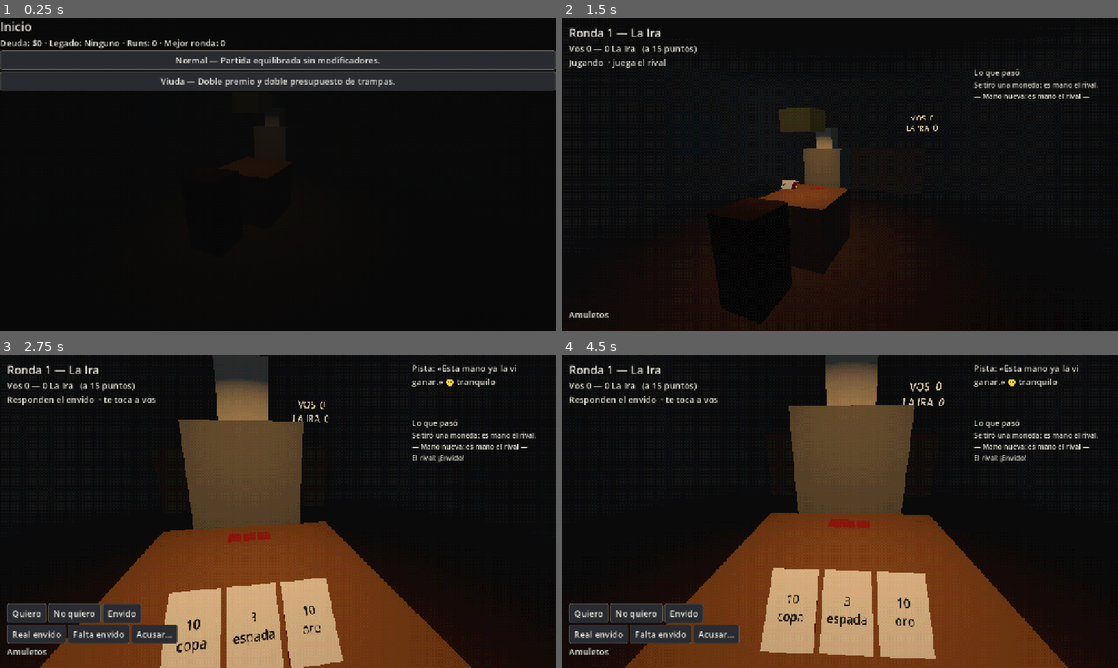
Above: before the commit, frames 1-4 (two rows, left to right).
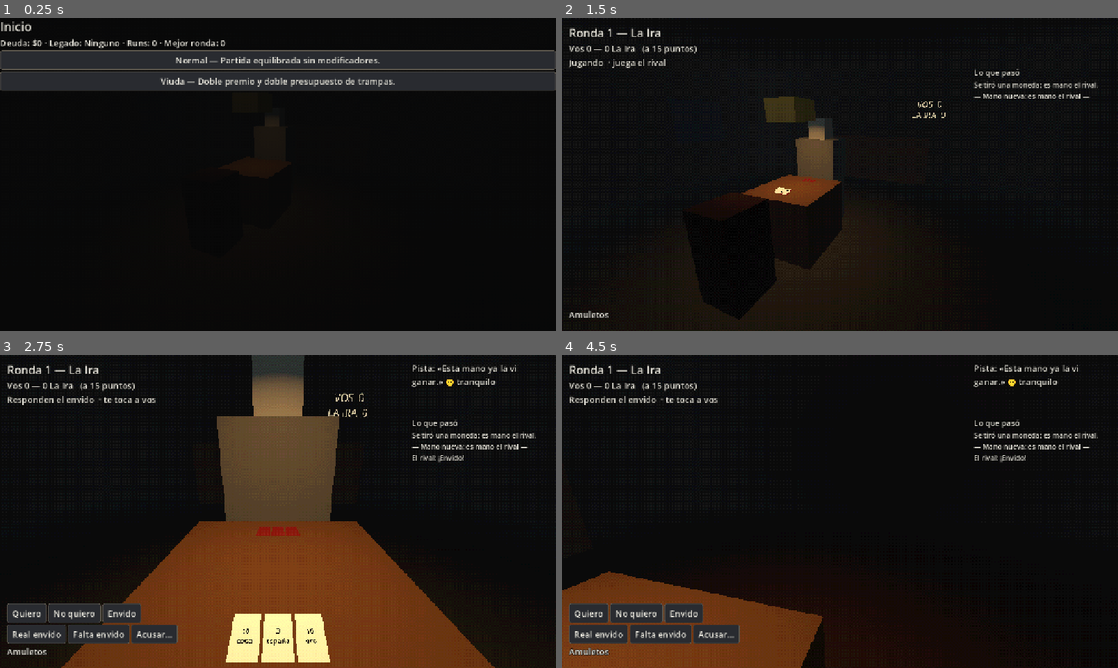
Above: after the commit, the same moments.

Repository: JoakoZarza/paye
Game: Godot game, scene res://ui/main.tscn
The game is run twice, just before and just after one commit, with the same random seed, the same clock (stepped at 60 frames per second) and the same inputs.
Inputs (mouse positions are in pixels of both pictures, inside the frame that each line leads up to):
- Up to frame 1 (0.25 s): no input
- Up to frame 2 (1.5 s): click "Normal — Partida equilibrada …" at 0.5 s; click "Sentarse" at 1.25 s
- Up to frame 3 (2.75 s): tap Enter at 2 s; move the mouse to (400, 495) at 2.02 s; hold D from 2.03 s (still down); hold Shift from 2.03 s (still down); click (400, 495) at 2.17 s
- Up to frame 4 (4.5 s): release D at 2.75 s; release Shift at 2.75 s; drag from (728, 527) to (812, 574) at 2.77 s; move the mouse to (895, 442) at 3.52 s; hold D 3.53-4.25 s; tap Ctrl at 3.6 s; click (895, 442) at 3.67 s; drag from (812, 574) to (673, 464) at 4.27 s

The runs differ from the first frame. In frame 2, 2.5% of the frame differs, in the area x 25-69%, y 25-97%; in frame 3, 19%; in frame 4, 34%, in the area x 0-91%, y 0-100%.

Commit message:
feat(world): vistas fijas, mano que se apoya, caminar rodeando la mesa, elegir tienda o quedarse y cómplice atrás
Co-Authored-By: Claude Opus 5.5 <noreply@anthropic.com>

Diff:
--- a/data/i18n/ui.csv
+++ b/data/i18n/ui.csv
@@ -92,3 +92,6 @@
 UI_SHOP_REROLLED,Ofertas nuevas.
 UI_SHOP_FAILED,No se pudo.
 UI_LEVEL_N,Nivel %s
+UI_SHOP_CHOICE,Ganaste. ¿Qué hacés?
+UI_SHOP_GO,Ir a la barra
+UI_SHOP_STAY,Quedarme en la mesa
--- a/data/ui.json
+++ b/data/ui.json
@@ -3,4 +3,5 @@
   "view": "3d",
   "ps1": true,
   "ps1_shrink": 2
+
 }
--- a/tests/tools/world_snapshot.gd
+++ b/tests/tools/world_snapshot.gd
@@ -1,6 +1,6 @@
 extends SceneTree
 ## Captura la mesa 3D en un PNG para revisarla sin jugar.
-## Uso: godot --path . -s res://tests/tools/world_snapshot.gd -- <salida.png> [ps1: 1|0] [fase: match|bar]
+## Uso: godot --path . -s res://tests/tools/world_snapshot.gd -- <salida.png> [ps1: 1|0] [fase: match|bar] [vista: hand|rival|left|right|back]
 
 const MAIN := "res://ui/main.tscn"
 
@@ -23,9 +23,12 @@
 	rc.start_run(&"normal")
 	if phase == "match":
 		rc.enter_match()
-	main.camera.mouse_look = false
+	main.camera.edge_look = false
 	main.router.refresh()
 	await create_timer(1.2).timeout
+	if args.size() > 3:
+		main.camera.set_view(CameraRig.View.keys().find(args[3].to_upper()))
+		await create_timer(0.6).timeout
 	for i in 5:
 		await process_frame
 	root.get_texture().get_image().save_png(out)
--- a/tests/world/test_table_3d.gd
+++ b/tests/world/test_table_3d.gd
@@ -88,16 +88,114 @@
 	assert_ne(rc.table().truco_match.scores, start_scores, "alguien sumó")
 
 
-func test_camara_por_fase() -> void:
+func _rig() -> Array:
 	var bar: Bar3D = BAR.instantiate()
 	add_child_autofree(bar)
 	var cam := CameraRig.new()
-	cam.mouse_look = false
+	cam.edge_look = false
 	bar.add_child(cam)
 	cam.setup(bar)
-	cam.go_to_phase(RunController.Phase.MATCH, true)
-	assert_eq(cam.target_marker, &"CamSeat")
-	assert_almost_eq(cam.global_position.distance_to(bar.marker("CamSeat").global_position), 0.0, 0.001)
-	cam.go_to_phase(RunController.Phase.SHOP, true)
+	bar.camera = cam
+	return [bar, cam]
+
+
+func test_vistas_sentado() -> void:
+	var r := _rig()
+	var cam: CameraRig = r[1]
+	cam.go_to(&"CamSeat", true)
+	assert_eq(cam.view, CameraRig.View.HAND)
+	cam.navigate(&"up")
+	assert_eq(cam.view, CameraRig.View.RIVAL)
+	cam.navigate(&"left")
+	assert_eq(cam.view, CameraRig.View.LEFT)
+	cam.navigate(&"left")
+	assert_eq(cam.view, CameraRig.View.BACK)
+	cam.navigate(&"down")
+	assert_eq(cam.view, CameraRig.View.HAND)
+
+
+func test_camina_rodeando_la_mesa() -> void:
+	var r := _rig()
+	var bar: Bar3D = r[0]
+	var cam: CameraRig = r[1]
+	cam.go_to(&"CamSeat", true)
+	cam.go_to(&"CamShop")
+	assert_false(cam.seated())
 	assert_eq(cam.target_marker, &"CamShop")
-	assert_eq(CameraRig.marker_for(RunController.Phase.BAR), &"CamBar")
+	var route: Array = CameraRig.ROUTES[[&"CamSeat", &"CamShop"]]
+	assert_has(route, &"PathSide", "pasa por el costado de la mesa")
+	for stop: StringName in route:
+		assert_not_null(bar.marker(String(stop)))
+	cam.navigate(&"up")
+	assert_eq(cam.view, CameraRig.View.HAND, "caminando no se cambia de vista")
+
+
+func test_la_mano_baja_si_no_miras_tus_cartas() -> void:
+	var s := _setup()
+	var bar: Bar3D = s[3]
+	var table: Table3D = s[2]
+	var cam := CameraRig.new()
+	cam.edge_look = false
+	bar.add_child(cam)
+	cam.setup(bar)
+	bar.camera = cam
+	cam.go_to(&"CamSeat", true)
+	assert_true(table.hand_should_be_raised())
+	cam.set_view(CameraRig.View.RIVAL, true)
+	assert_false(table.hand_should_be_raised())
+	table._process(0.0)
+	assert_false(table.hand_raised())
+
+
+func test_el_complice_se_ve_atras() -> void:
+	var s := _setup()
+	var rc: RunController = s[0]
+	var table: Table3D = s[2]
+	var bar: Bar3D = s[3]
+	assert_false(bar.slot("accomplice").visible)
+	rc.table().active_cheat = Cheat.make(Cheat.Kind.ACCOMPLICE)
+	table.sync()
+	assert_true(bar.slot("accomplice").visible)
+
+func test_al_ganar_elegis_quedarte_en_la_mesa() -> void:
+	var rc := RunController.new(Economy.load_from(), MetaState.new(), 4, META_PATH)
+	rc.start_run(&"normal")
+	rc.enter_match()
+	var m := rc.table().truco_match
+	m.start_hand()
+	m.award(1, 3)
+	m.award(0, m.target)
+	rc.finish_match()
+	rc.skip_one_more()
+	var r := _rig()
+	var router := ScreenRouter.new()
+	router.world = r[0]
+	add_child_autofree(router)
+	router.setup(rc)
+	assert_eq(rc.phase, RunController.Phase.SHOP)
+	assert_eq(router.camera_marker(), &"CamSeat", "todavía sentado: elegís antes de levantarte")
+	assert_not_null(router.find_child("GoShop", true, false))
+	router.find_child("Stay", true, false).pressed.emit()
+	assert_eq(rc.phase, RunController.Phase.BAR)
+	assert_eq(rc.state.round, 2)
+	assert_eq(router.camera_marker(), &"CamSeat", "el rival nuevo te encuentra sentado")
+
+
+func test_al_ganar_ir_a_la_barra_abre_la_tienda() -> void:
+	var rc := RunController.new(Economy.load_from(), MetaState.new(), 4, META_PATH)
+	rc.start_run(&"normal")
+	rc.enter_match()
+	var m := rc.table().truco_match
+	m.start_hand()
+	m.award(1, 3)
+	m.award(0, m.target)
+	rc.finish_match()
+	rc.skip_one_more()
+	var r := _rig()
+	var router := ScreenRouter.new()
+	router.world = r[0]
+	add_child_autofree(router)
+	router.setup(rc)
+	router.find_child("GoShop", true, false).pressed.emit()
+	assert_eq(router.camera_marker(), &"CamShop")
+	assert_not_null(router.find_child("Next", true, false))
--- a/ui/main.gd
+++ b/ui/main.gd
@@ -38,14 +38,14 @@
 	camera = CameraRig.new()
 	bar.add_child(camera)
 	camera.setup(bar)
-	camera.go_to_phase(rc.phase, true)
+	bar.camera = camera
 	router.world = bar
 	router.ps1 = ps1
 
 
 func _process(_delta: float) -> void:
 	if camera != null:
-		camera.go_to_phase(rc.phase)
+		camera.go_to(router.camera_marker())
 
 
 static func load_config() -> Dictionary:
--- a/ui/screen_router.gd
+++ b/ui/screen_router.gd
@@ -20,6 +20,8 @@
 ## El bar 3D de fondo; null en la vista 2D.
 var world: Bar3D
 var ps1 := false
+## Ganaste y elegiste quedarte en la mesa: el bar y el rival nuevo te encuentran sentado.
+var stay_seated := false
 var _screen: BaseScreen
 var _screen_name: StringName = &""
 var _backdrop: ColorRect
@@ -68,15 +70,18 @@
 		_screen.set_anchors_and_offsets_preset(Control.PRESET_FULL_RECT)
 		_screen.world = world
 		_screen.ps1 = ps1
-		_update_backdrop(next_name)
+		_screen.router = self
+		if next_name == &"table":
+			stay_seated = false
 		add_child(_screen)
 		_screen.acted.connect(refresh)
 		_screen.setup(rc)
 	else:
 		_screen.refresh()
+	_update_backdrop()
 
 
-func _update_backdrop(screen_name: StringName) -> void:
+func _update_backdrop() -> void:
 	if world == null:
 		return
 	mouse_filter = Control.MOUSE_FILTER_IGNORE
@@ -85,4 +90,9 @@
 		_backdrop.color = BACKDROP
 		_backdrop.set_anchors_and_offsets_preset(Control.PRESET_FULL_RECT)
 		add_child(_backdrop)
-	_backdrop.visible = screen_name != &"table"
+	_backdrop.visible = _screen.wants_backdrop()
+	move_child(_backdrop, 0)
+
+
+func camera_marker() -> StringName:
+	return &"CamBar" if _screen == null else _screen.camera_marker()
--- a/ui/screens/bar_screen.gd
+++ b/ui/screens/bar_screen.gd
@@ -32,3 +32,8 @@
 func _sit() -> void:
 	rc.enter_match()
 	acted.emit()
+
+
+## Si te quedaste en la mesa, el rival nuevo se sienta frente a vos.
+func camera_marker() -> StringName:
+	return &"CamSeat" if router != null and router.stay_seated else &"CamBar"
--- a/ui/screens/base_screen.gd
+++ b/ui/screens/base_screen.gd
@@ -8,6 +8,17 @@
 ## El bar 3D de fondo (null en la vista 2D) y si tiene el filtro PS1.
 var world: Bar3D
 var ps1 := false
+var router: ScreenRouter
+
+
+## Dónde está la cámara en el bar 3D mientras se ve esta pantalla.
+func camera_marker() -> StringName:
+	return &"CamBar"
+
+
+## Fondo oscuro encima del bar 3D para leer la pantalla.
+func wants_backdrop() -> bool:
+	return true
 
 
 func setup(p_rc: RunController) -> void:
--- a/ui/screens/one_more_screen.gd
+++ b/ui/screens/one_more_screen.gd
@@ -30,3 +30,7 @@
 func _skip() -> void:
 	rc.skip_one_more()
 	acted.emit()
+
+
+func camera_marker() -> StringName:
+	return &"CamSeat"
--- a/ui/screens/shop_screen.gd
+++ b/ui/screens/shop_screen.gd
@@ -14,12 +14,25 @@
 
 var _message := ""
 var _message_bad := false
+## Vista 3D: primero elegís si te levantás a la barra o te quedás en la mesa.
+var _at_counter := false
+
+
+func camera_marker() -> StringName:
+	return &"CamShop" if _at_counter or world == null else &"CamSeat"
+
+
+func wants_backdrop() -> bool:
+	return _at_counter or world == null
 
 
 func refresh() -> void:
 	for c in get_children():
 		remove_child(c)
 		c.queue_free()
+	if world != null and not _at_counter:
+		_draw_choice()
+		return
 	var outer := VBoxContainer.new()
 	outer.set_anchors_and_offsets_preset(Control.PRESET_FULL_RECT)
 	add_child(outer)
@@ -174,6 +187,39 @@
 	return UiText.t("UI_AMULET_" + String(id).to_upper())
 
 
+func _draw_choice() -> void:
+	var box := VBoxContainer.new()
+	box.set_anchors_and_offsets_preset(Control.PRESET_CENTER_BOTTOM)
+	box.offset_top = -170
+	box.offset_left = -260
+	box.offset_right = 260
+	box.alignment = BoxContainer.ALIGNMENT_CENTER
+	box.add_theme_constant_override("separation", 10)
+	add_child(box)
+	var title := ScreenTools.label(box, UiText.t("UI_SHOP_CHOICE"), 26)
+	title.horizontal_alignment = HORIZONTAL_ALIGNMENT_CENTER
+	title.add_theme_constant_override("outline_size", 6)
+	title.add_theme_color_override("font_outline_color", Color.BLACK)
+	var row := HBoxContainer.new()
+	row.alignment = BoxContainer.ALIGNMENT_CENTER
+	row.add_theme_constant_override("separation", 12)
+	box.add_child(row)
+	ScreenTools.button(row, UiText.t("UI_SHOP_GO"), "GoShop", _go_to_counter)
+	ScreenTools.button(row, UiText.t("UI_SHOP_STAY"), "Stay", _stay)
+
+
+func _go_to_counter() -> void:
+	_at_counter = true
+	acted.emit()
+
+
+## Te quedás sentado: sin tienda, pasa la ronda y se sienta el rival siguiente.
+func _stay() -> void:
+	if router != null:
+		router.stay_seated = true
+	_next()
+
+
 func _buy(i: int) -> void:
 	var id: StringName = rc.shop.offers[i].id
 	var r := rc.buy(i)
--- a/ui/screens/table_screen.gd
+++ b/ui/screens/table_screen.gd
@@ -386,3 +386,11 @@
 func _popup_close() -> void:
 	if _popup_box != null:
 		_clear(_popup_box)
+
+
+func camera_marker() -> StringName:
+	return &"CamSeat"
+
+
+func wants_backdrop() -> bool:
+	return false
--- a/ui/table_presenter.gd
+++ b/ui/table_presenter.gd
@@ -295,6 +295,12 @@
 	var ev := rc.table().evidence()
 	return "" if ev.is_empty() else "Algo raro en la mesa: %s" % ", ".join(ev.map(
 		func(c: Cheat) -> String: return EVIDENCE_NAMES.get(c.kind, Cheat.Kind.keys()[c.kind])))
+
+
+## El cómplice del rival está espiando esta mano (se ve en la vista de espalda).
+func accomplice_present() -> bool:
+	var t := rc.table()
+	return t.active_cheat != null and t.active_cheat.kind == Cheat.Kind.ACCOMPLICE and not hand_finished()
 
 
 static func card_text(c: Card) -> String:
--- a/world/asset_budget.json
+++ b/world/asset_budget.json
@@ -1,5 +1,6 @@
 {
   "models": {
+    "accomplice": {"triangles": 2000, "texture": 256, "size": [0.5, 1.75, 0.35]},
     "table": {"triangles": 800, "texture": 256, "size": [0.9, 0.75, 0.9]},
     "chair_player": {"triangles": 400, "texture": 128, "size": [0.45, 0.9, 0.45]},
     "chair_rival": {"triangles": 400, "texture": 128, "size": [0.45, 0.9, 0.45]},
--- a/world/bar_3d.gd
+++ b/world/bar_3d.gd
@@ -3,7 +3,7 @@
 ## Arma el bar a partir del catálogo de cubos provisorios.
 
 const PLACEHOLDERS_PATH: String = "res://world/placeholders.json"
-const SLOT_NAMES: Array[String] = ["table", "chair_player", "chair_rival", "rival_base", "lamp", "rival_head", "room", "bar_counter", "door", "window", "scoreboard"]
+const SLOT_NAMES: Array[String] = ["table", "chair_player", "chair_rival", "rival_base", "lamp", "rival_head", "room", "bar_counter", "door", "window", "scoreboard", "accomplice"]
 const MARKER_POSITIONS: Dictionary = {
 	"CamSeat": Vector3(0, 1.2, 0.62), "CamBar": Vector3(1.6, 1.6, 2.6), "CamShop": Vector3(0, 1.55, -2.3),
 	"PlayerHand": Vector3(0, 0.99, 0.43), "DealerHand": Vector3(0, 0.76, -0.3),
@@ -11,15 +11,19 @@
 	"Baza2_Player": Vector3(0, 0.756, 0.08), "Baza2_Dealer": Vector3(0, 0.756, -0.08),
 	"Baza3_Player": Vector3(0.12, 0.757, 0.08), "Baza3_Dealer": Vector3(0.12, 0.757, -0.08),
 	"Deck": Vector3(0.33, 0.76, 0), "AmuletTray": Vector3(-0.33, 0.76, 0.25),
-	"Scoreboard": Vector3(1.4, 1.8, -3.9), "TellAnchor": Vector3(0, 1.75, -0.7)
+	"Scoreboard": Vector3(1.4, 1.8, -3.9), "TellAnchor": Vector3(0, 1.75, -0.7),
+	"PathStand": Vector3(0, 1.6, 1.05), "PathSide": Vector3(1.25, 1.6, 0.7), "PathCounter": Vector3(0.9, 1.6, -1.6),
 }
 ## Grados (x = mirar arriba/abajo, y = girar). Sin entrada: mira hacia -Z.
 const MARKER_ROTATIONS: Dictionary = {
 	"CamSeat": Vector2(-20, 0), "CamBar": Vector2(-18, 25), "CamShop": Vector2(-20, 0),
+	"PathStand": Vector2(-15, 0), "PathSide": Vector2(-10, 20), "PathCounter": Vector2(-12, 10),
 }
 
 ## Se fija antes de entrar al árbol: los huecos aplican el filtro PS1 al cargar.
 var ps1 := false
+## La cámara del jugador, para que la mesa sepa hacia dónde mira.
+var camera: CameraRig
 var _slots: Dictionary = {}
 
 
@@ -58,6 +62,7 @@
 		asset_slot.rotation.y = deg_to_rad(float(data["rotation_y"]))
 		asset_slot.placeholder_inside = bool(data.get("inside", false))
 		asset_slot.ps1 = ps1
+		asset_slot.visible = not bool(data.get("hidden", false))
 		add_child(asset_slot)
 		_slots[asset_key] = asset_slot
 	_add_floor()
@@ -103,7 +108,7 @@
 	fill.name = "DimFill"
 	fill.position = Vector3(0, 2.4, 1.5)
 	fill.light_color = Color("#8291a0")
-	fill.light_energy = 0.22
+	fill.light_energy = 0.35
 	fill.omni_range = 7.0
 	add_child(fill)
 
--- a/world/camera_rig.gd
+++ b/world/camera_rig.gd
@@ -1,26 +1,56 @@
 class_name CameraRig
 extends Camera3D
-## La cámara del jugador: va al marcador de cada fase y, sentado, el mouse la gira
-## un poco para mirar al rival y la mesa (Plan 7, decisión 1 y Tarea 5).
+## La cámara del jugador. Sentado tiene vistas fijas (tus cartas, el rival, los
+## costados y la espalda) que se cambian con W/A/S/D, las flechas o dejando el mouse
+## en un borde. Entre la silla, la entrada y la barra camina rodeando la mesa.
 
-const MOVE_SECONDS := 0.6
-const LOOK_YAW := deg_to_rad(20.0)
-const LOOK_PITCH := deg_to_rad(12.0)
-const LOOK_SMOOTH := 8.0
-const MARKERS := {
-	RunController.Phase.MATCH: &"CamSeat", RunController.Phase.BILL_HAND: &"CamSeat",
-	RunController.Phase.ONE_MORE: &"CamSeat", RunController.Phase.SHOP: &"CamShop",
+signal view_changed(view: View)
+
+enum View { HAND, RIVAL, LEFT, RIGHT, BACK }
+
+const STEP_SECONDS := 0.45
+const TURN_SECONDS := 0.3
+## Grados (mirar arriba/abajo, girar) respecto de CamSeat.
+const VIEW_ANGLES := {
+	View.HAND: Vector2(-14, 0), View.RIVAL: Vector2(6, 0),
+	View.LEFT: Vector2(4, 75), View.RIGHT: Vector2(4, -75), View.BACK: Vector2(2, 180),
 }
-const DEFAULT_MARKER := &"CamBar"
+## Adónde lleva cada dirección desde cada vista.
+const NAV := {
+	View.HAND: {&"up": View.RIVAL, &"left": View.LEFT, &"right": View.RIGHT, &"down": View.BACK},
+	View.RIVAL: {&"down": View.HAND, &"left": View.LEFT, &"right": View.RIGHT},
+	View.LEFT: {&"right": View.RIVAL, &"left": View.BACK, &"down": View.HAND},
+	View.RIGHT: {&"left": View.RIVAL, &"right": View.BACK, &"down": View.HAND},
+	View.BACK: {&"up": View.HAND, &"down": View.HAND, &"left": View.RIGHT, &"right": View.LEFT},
+}
+## Bordes de la pantalla (fracción) y cuánto hay que quedarse para girar.
+const EDGE_TOP := 0.06
+const EDGE_BOTTOM := 0.05
+const EDGE_SIDE := 0.04
+const EDGE_DWELL := 0.35
+## Caminos que rodean la mesa en lugar de atravesarla.
+const ROUTES := {
+	[&"CamBar", &"CamSeat"]: [&"PathSide", &"PathStand"],
+	[&"CamSeat", &"CamBar"]: [&"PathStand", &"PathSide"],
+	[&"CamSeat", &"CamShop"]: [&"PathStand", &"PathSide", &"PathCounter"],
+	[&"CamShop", &"CamSeat"]: [&"PathCounter", &"PathSide", &"PathStand"],
+	[&"CamShop", &"CamBar"]: [&"PathCounter", &"PathSide"],
+	[&"CamBar", &"CamShop"]: [&"PathSide", &"PathCounter"],
+}
 
 var bar: Bar3D
 var target_marker: StringName = &""
-## Sin mouse (tests) la cámara queda derecha.
-var mouse_look := true
+var view: View = View.HAND
+## false en los tests: el mouse no gira la cámara.
+var edge_look := true
 
 var _base: Transform3D
-var _look := Vector2.ZERO
-var _tween: Tween
+var _turn := Vector2.ZERO
+var _turn_tween: Tween
+var _walk: Tween
+var _edge := &""
+var _edge_time := 0.0
+var _edge_used := false
 
 
 func setup(p_bar: Bar3D) -> void:
@@ -28,42 +58,132 @@
 	current = true
 
 
-static func marker_for(phase: RunController.Phase) -> StringName:
-	return MARKERS.get(phase, DEFAULT_MARKER)
+func seated() -> bool:
+	return target_marker == &"CamSeat" and (_walk == null or not _walk.is_running())
 
 
-## instant: sin animación (al arrancar y en los tests).
-func go_to_phase(phase: RunController.Phase, instant := false) -> void:
-	var name := marker_for(phase)
+## instant: sin caminar (al arrancar y en los tests).
+func go_to(name: StringName, instant := false) -> void:
 	if name == target_marker:
 		return
 	var marker := bar.marker(String(name))
 	if marker == null:
 		return
+	var from := target_marker
 	target_marker = name
-	if _tween != null:
-		_tween.kill()
-	if instant or not is_inside_tree():
+	# Las vistas son solo en la silla; en otro lugar se mira derecho.
+	if name == &"CamSeat":
+		set_view(View.HAND, from == &"")
+	else:
+		if _turn_tween != null:
+			_turn_tween.kill()
+		if is_inside_tree() and not instant:
+			_turn_tween = create_tween()
+			_turn_tween.tween_property(self, "_turn", Vector2.ZERO, TURN_SECONDS)
+		else:
+			_turn = Vector2.ZERO
+	if _walk != null:
+		_walk.kill()
+	if instant or not is_inside_tree() or from == &"":
 		_base = marker.global_transform
-		global_transform = _base
+		_apply()
 		return
-	_tween = create_tween().set_trans(Tween.TRANS_SINE).set_ease(Tween.EASE_IN_OUT)
-	_tween.tween_method(_blend_to.bind(_base, marker.global_transform), 0.0, 1.0, MOVE_SECONDS)
+	var stops: Array[Transform3D] = []
+	for stop: StringName in ROUTES.get([from, name], []):
+		var m := bar.marker(String(stop))
+		if m != null:
+			stops.append(m.global_transform)
+	stops.append(marker.global_transform)
+	_walk = create_tween().set_trans(Tween.TRANS_SINE).set_ease(Tween.EASE_IN_OUT)
+	var prev := _base
+	for stop in stops:
+		_walk.tween_method(_blend.bind(prev, stop), 0.0, 1.0, STEP_SECONDS)
+		prev = stop
 
 
-func _blend_to(t: float, from: Transform3D, to: Transform3D) -> void:
+func _blend(t: float, from: Transform3D, to: Transform3D) -> void:
 	_base = from.interpolate_with(to, t)
 
 
+func set_view(v: View, instant := false) -> void:
+	if v == view and not instant:
+		return
+	view = v
+	var a: Vector2 = VIEW_ANGLES[v]
+	var wanted := Vector2(deg_to_rad(a.x), deg_to_rad(a.y))
+	if _turn_tween != null:
+		_turn_tween.kill()
+	if instant or not is_inside_tree():
+		_turn = wanted
+	else:
+		_turn_tween = create_tween().set_trans(Tween.TRANS_SINE).set_ease(Tween.EASE_OUT)
+		_turn_tween.tween_property(self, "_turn", wanted, TURN_SECONDS)
+	view_changed.emit(v)
+
+
+## dir: &"up", &"down", &"left" o &"right".
+func navigate(dir: StringName) -> void:
+	if not seated():
+		return
+	var next: Variant = NAV[view].get(dir)
+	if next != null:
+		set_view(next)
+
+
+func _unhandled_input(event: InputEvent) -> void:
+	if not (event is InputEventKey) or not event.pressed or event.echo:
+		return
+	match (event as InputEventKey).keycode:
+		KEY_W, KEY_UP:
+			navigate(&"up")
+		KEY_S, KEY_DOWN:
+			navigate(&"down")
+		KEY_A, KEY_LEFT:
+			navigate(&"left")
+		KEY_D, KEY_RIGHT:
+			navigate(&"right")
+
+
 func _process(delta: float) -> void:
-	var wanted := Vector2.ZERO
-	if mouse_look and target_marker == &"CamSeat" and get_viewport() != null:
-		var size := get_viewport().get_visible_rect().size
-		if size.x > 0.0 and size.y > 0.0:
-			var m := (get_viewport().get_mouse_position() / size * 2.0 - Vector2.ONE).clamp(-Vector2.ONE, Vector2.ONE)
-			wanted = Vector2(-m.x * LOOK_YAW, -m.y * LOOK_PITCH)
-	_look = _look.lerp(wanted, clampf(delta * LOOK_SMOOTH, 0.0, 1.0))
+	if edge_look and seated():
+		_check_edges(delta)
+	_apply()
+
+
+## Dejar el mouse un rato en un borde gira hacia ese lado; para volver a girar
+## hay que salir del borde.
+func _check_edges(delta: float) -> void:
+	var vp := get_viewport()
+	if vp == null:
+		return
+	var size := vp.get_visible_rect().size
+	if size.x <= 0.0 or size.y <= 0.0:
+		return
+	var m := vp.get_mouse_position() / size
+	var edge := &""
+	if m.y < EDGE_TOP:
+		edge = &"up"
+	elif m.y > 1.0 - EDGE_BOTTOM:
+		edge = &"down"
+	elif m.x < EDGE_SIDE:
+		edge = &"left"
+	elif m.x > 1.0 - EDGE_SIDE:
+		edge = &"right"
+	if edge != _edge:
+		_edge = edge
+		_edge_time = 0.0
+		_edge_used = false
+		return
+	if edge == &"" or _edge_used:
+		return
+	_edge_time += delta
+	if _edge_time >= EDGE_DWELL:
+		_edge_used = true
+		navigate(edge)
+
+
+func _apply() -> void:
 	# Girar sobre el eje vertical del mundo y cabecear sobre el propio, para que la
 	# cámara nunca se ladee.
-	var basis := Basis(Vector3.UP, _look.x) * _base.basis * Basis(Vector3.RIGHT, _look.y)
+	var basis := Basis(Vector3.UP, _turn.y) * _base.basis * Basis(Vector3.RIGHT, _turn.x)
 	global_transform = Transform3D(basis, _base.origin)
--- a/world/placeholders.json
+++ b/world/placeholders.json
@@ -9,5 +9,6 @@
   "bar_counter": {"position": [0, 0, -3.4], "size": [3, 1.1, 0.6], "color": "#5C3A22", "rotation_y": 0},
   "door": {"position": [3.95, 0, 0.5], "size": [0.9, 2.1, 0.1], "color": "#2A1A12", "rotation_y": 90},
   "window": {"position": [-3.95, 1.0, -1.5], "size": [1.2, 1, 0.1], "color": "#1B2738", "rotation_y": 90},
-  "scoreboard": {"position": [1.4, 1.6, -3.95], "size": [0.6, 0.4, 0.05], "color": "#0E0C0B", "rotation_y": 0}
+  "scoreboard": {"position": [1.4, 1.6, -3.95], "size": [0.6, 0.4, 0.05], "color": "#0E0C0B", "rotation_y": 0},
+  "accomplice": {"position": [0.55, 0, 1.6], "size": [0.5, 1.75, 0.35], "color": "#6B665E", "rotation_y": 200, "hidden": true}
 }
--- a/world/table_3d.gd
+++ b/world/table_3d.gd
@@ -9,6 +9,11 @@
 const FAN_STEP := 0.07
 ## Tu mano, inclinada hacia la cámara; la mesa, boca arriba; el rival, boca abajo.
 const HAND_TILT := deg_to_rad(-45.0)
+## Mano apoyada sobre el borde de la mesa: mirando al rival asoma la mitad de arriba.
+const HAND_LOWERED := Vector3(0, -0.19, -0.13)
+const LOWERED_TILT := deg_to_rad(-75.0)
+## Con el mouse por encima de esta altura (fracción de pantalla) bajás la mano.
+const RAISE_BELOW := 0.5
 const FACE_UP := deg_to_rad(-90.0)
 const FACE_DOWN := deg_to_rad(90.0)
 const LAMP_COLORS := {&"calm": Color("#ffc77a"), &"nervous": Color("#e8d08a"),
@@ -28,6 +33,7 @@
 var _revealed: Dictionary = {}
 var _tell: Label3D
 var _score: Label3D
+var _hand_raised := true
 
 
 func _init(p_bar: Bar3D, p_presenter: TablePresenter, p_ps1 := false) -> void:
@@ -46,6 +52,32 @@
 	_score.modulate = Color("#D8C9A3")
 	presenter.changed.connect(sync)
 	sync()
+
+
+## La mano se levanta solo mirando tus cartas con el mouse abajo; si mirás al
+## rival, los costados o subís el mouse, la apoyás para ver la mesa.
+func _process(_delta: float) -> void:
+	var raised := hand_should_be_raised()
+	if raised != _hand_raised:
+		_hand_raised = raised
+		sync()
+
+
+func hand_should_be_raised() -> bool:
+	var cam := bar.camera
+	if cam == null:
+		return true
+	if cam.view != CameraRig.View.HAND or not cam.seated():
+		return false
+	if not cam.edge_look:
+		return true
+	var vp := bar.get_viewport()
+	var size := vp.get_visible_rect().size
+	return size.y <= 0.0 or vp.get_mouse_position().y / size.y >= RAISE_BELOW
+
+
+func hand_raised() -> bool:
+	return _hand_raised
 
 
 func _exit_tree() -> void:
@@ -93,7 +125,10 @@
 		var mine: Array = h.cards[PLAYER]
 		for i in mine.size():
 			var pos := bar.marker("PlayerHand").position + Vector3((i - (mine.size() - 1) * 0.5) * FAN_STEP, 0.0, 0.0)
-			_place(mine[i], i, false, pos, Vector3(HAND_TILT, 0, 0), true)
+			if not _hand_raised:
+				pos += HAND_LOWERED
+			var tilt := HAND_TILT if _hand_raised else LOWERED_TILT
+			_place(mine[i], i, false, pos, Vector3(tilt, 0, 0), _hand_raised)
 			wanted[mine[i]] = true
 		var theirs: Array = h.cards[DEALER]
 		for i in theirs.size():
@@ -114,6 +149,9 @@
 			_cards.erase(card)
 			_revealed.erase(card)
 	_sync_tell()
+	var accomplice := bar.slot("accomplice")
+	if accomplice != null:
+		accomplice.visible = presenter.accomplice_present()
 	var m := presenter.rc.table().truco_match
 	_score.text = "VOS  %d\n%s  %d" % [m.scores[PLAYER], presenter.sin_name().to_upper(), m.scores[DEALER]]
 
Not shown, changed: docs/ASSETS.md
Not shown, changed: docs/plans/2026-11-02-plan-7-mesa-3d.md
